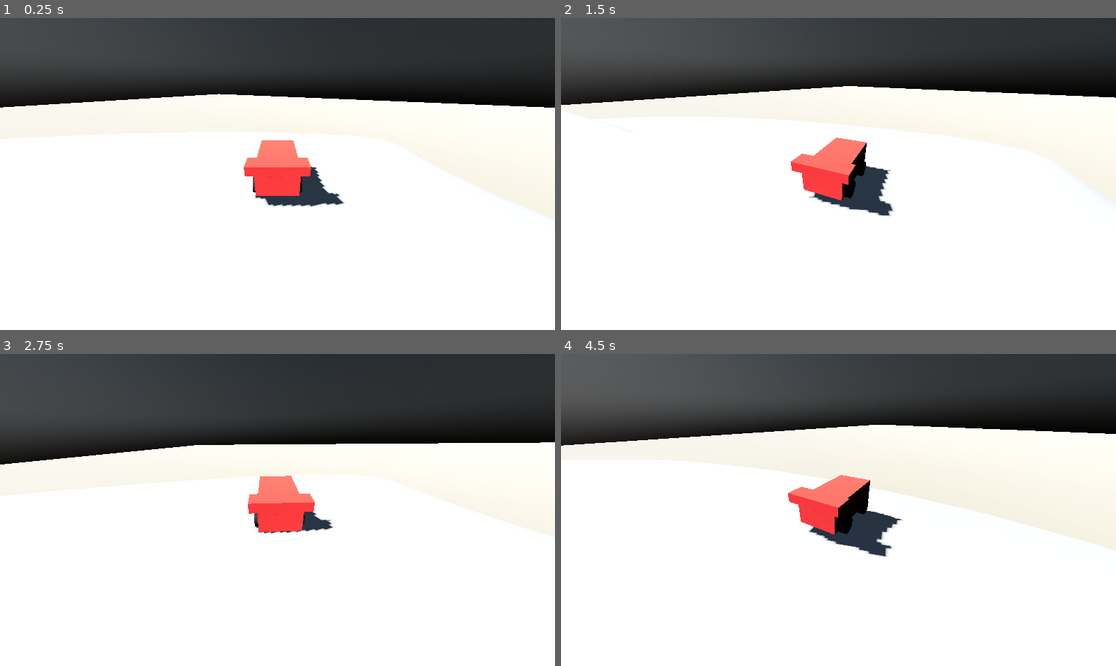
Above: before the commit, frames 1-4 (two rows, left to right).
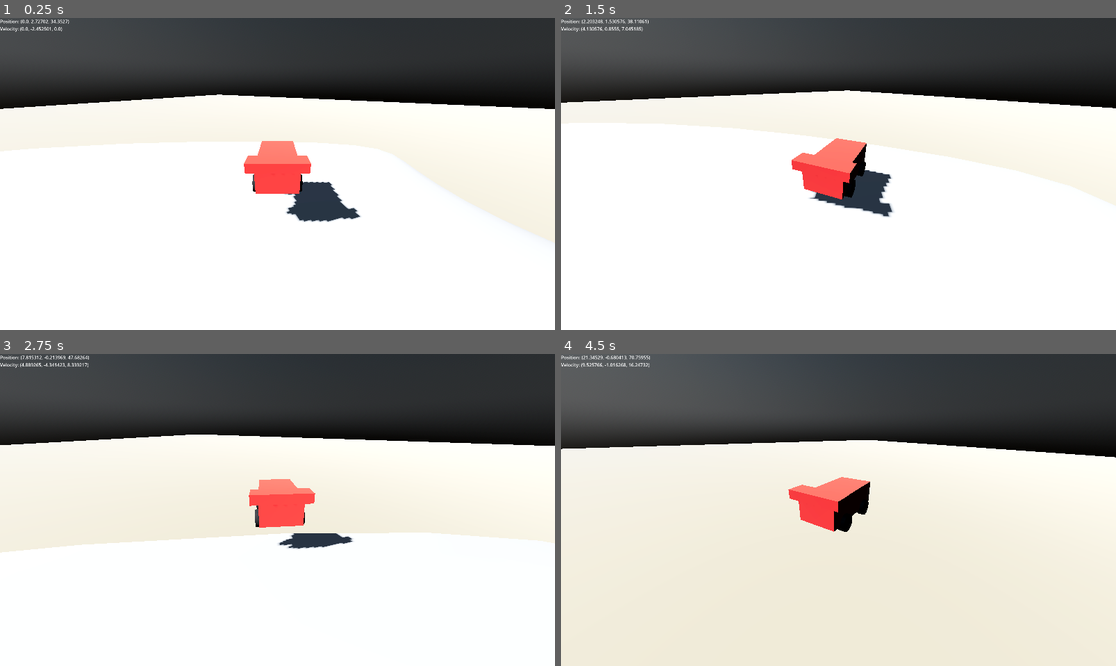
Above: after the commit, the same moments.

Repository: Godot-Creations-by-enessmr/GodotKartWorld
Game: Godot game, scene res://main.tscn
Same seed, same stepped clock (60 frames per second), same inputs: the game is played once before the commit and once after it.
Inputs (mouse positions are in pixels of both pictures, inside the frame that each line leads up to):
- Up to frame 1 (0.25 s): no input
- Up to frame 2 (1.5 s): move the mouse to (866, 174) at 0.52 s; hold Space (move_jump) 0.53-1.28 s; hold W (move_forward) from 0.53 s (still down); move the mouse to (810, 174) at 1.27 s; tap Space (move_jump) at 1.35 s
- Up to frame 3 (2.75 s): keep holding W (move_forward); tap Space (move_jump) at 1.52, 1.82 s; move the mouse to (288, 503) at 2.02 s; hold Space (move_jump) from 2.03 s (still down)
- Up to frame 4 (4.5 s): keep holding W (move_forward); move the mouse to (832, 516) at 2.77 s; release Space (move_jump) at 2.78 s; tap Space (move_jump) at 2.85, 3.02, 3.32, 4.35 s; move the mouse to (877, 513) at 3.52 s; hold Space (move_jump) 3.53-4.28 s; move the mouse to (794, 506) at 4.27 s

The runs differ from the first frame. In frame 1, 3.1% of the frame differs, in the area x 0-100%, y 0-73%; in frame 2, 2.7%; in frame 3, 17%; in frame 4, 61%, in the area x 0-100%, y 0-100%.

Commit message:
Add better kart controls

Diff:
--- a/environment/levels/island/environment.tscn
+++ b/environment/levels/island/environment.tscn
@@ -6,6 +6,7 @@
 [ext_resource type="Material" uid="uid://cn2gduakar32o" path="res://environment/levels/island/sand_mat.tres" id="4_rqet8"]
 
 [node name="environment" instance=ExtResource("1_vdona")]
+transform = Transform3D(1, 0, 0, 0, 1, 0, 0, 0, 1, 0, -1, 0)
 
 [node name="Island" parent="." index="0" groups=["Environment"]]
 surface_material_override/0 = ExtResource("2_mo3sl")
--- a/player/camera_controller.gd
+++ b/player/camera_controller.gd
@@ -1,6 +1,6 @@
 extends Node3D
 
-@export var kart : RigidBody3D
+@export var kart : Node3D
 @export var camera : Node3D
 @export var look_sensitivity : float = 0.1
 var input_active : bool = false
@@ -29,4 +29,4 @@
 	if _camera_reset_cooldown < 0:
 		var wish_basis := kart.global_basis
 		var t = 1 -pow(0.2, 2 * delta)
-		global_basis = global_basis.orthonormalized().slerp(wish_basis, t)
+		global_basis = global_basis.orthonormalized().slerp(wish_basis.orthonormalized(), t)
--- a/player/karts/kart.gd
+++ b/player/karts/kart.gd
@@ -1,12 +1,32 @@
-class_name Kart extends VehicleBody3D
+class_name Kart extends CharacterBody3D
 
 var wish_acceleration : float
 var wish_steering : float
 var wish_jump : bool
+var wish_break : bool
+var wish_drift : bool
+var wish_drift_direction : float
 
-@export var top_speed = 25
-@export var water_buoyancy : WaterBuoyancy
+@export_custom(PROPERTY_HINT_NONE, "suffix:m/s") var top_speed = 25
+@export_custom(PROPERTY_HINT_NONE, "suffix:m/s") var top_reverse_speed = 10
+@export_custom(PROPERTY_HINT_NONE, "suffix:m/s/s") var acceleration = 10
+@export var roll_resistance = 0.4
+@export var break_resistance = 0.2
+
+
 var wheels : Array[Wheel]
+var steering : float = 0
+
+var gravity_acceleration : Vector3 = Vector3(0, -9.81, 0)
+var current_model_up : Vector3 = Vector3.UP
+#var velocity : Vector3
+
+@onready var water_buoyancy : WaterBuoyancy = $WaterBuoyancy
+@onready var visual_parent : Node3D = $Visual
+@onready var debug_label : Label = $DebugLabel
+
+func is_on_ground() -> bool:
+	return is_on_floor() or water_buoyancy.is_on_water()
 
 func reset_buffer() -> void:
 	wish_jump = false
@@ -14,64 +34,136 @@
 	wish_acceleration = 0
 
 func _ready() -> void:
-	for child in get_children():
+	for child in visual_parent.get_children():
 		if child is Wheel:
 			wheels.append(child)
 
 func get_relative_speed() -> float:
-	return linear_velocity.length() / top_speed
-
-func is_grounded() -> bool:
-	for wheel in wheels:
-		if wheel.is_in_contact():
-			return true
-	return false
+	return velocity.length() / top_speed * sign(velocity.dot(-global_transform.basis.z))
 
 
-func update_wheel_rotation() -> void:
+func _update_wheel_rotation() -> void:
 	for wheel in wheels:
 		if wheel.steering_enabled:
 			wheel.rotation.y = steering
 
-func _physics_process(delta: float) -> void:
-	#apply_wheel_forces()
-	#update_wheel_rotation()
+func _align_mesh_with_normal(delta : float, normal: Vector3) -> void:
+	var up := normal.normalized()
+	var forward := -global_transform.basis.z
+	forward = (forward - up * forward.dot(up)).normalized()
 
-	# Upright stabilization
-	var current_up = global_transform.basis.y
-	var upright_force = current_up.cross(Vector3.UP) * 5.0  # adjust multiplier
-	apply_torque_impulse(upright_force)
+	var right := up.cross(forward).normalized()
+
+	var new_basis := Basis()
+	new_basis.x = right
+	new_basis.y = up
+	new_basis.z = -forward
+
+	visual_parent.global_basis = new_basis
 
 
-	apply_central_force(water_buoyancy.water_force * 1)
+func _process(delta: float) -> void:
+	var new_up := Vector3.UP
+	var t := 0.5
+	if water_buoyancy.is_on_water():
+		t = 0.25
+		new_up = water_buoyancy.get_surface_normal()
+	elif is_on_ground():
+		t = 0.025
+		new_up = get_floor_normal()
+	else:
+		var lean_strength := -0.2
+		var up := Vector3.UP
+		var forward : Vector3 = global_transform.basis.z;
+		var side := forward.cross(up);
+		var vertical_velocity := velocity.dot(up)
+		var lean_angle : float = clamp(vertical_velocity * lean_strength, -0.2, 0.2)  # In radians
+		new_up = up.rotated(side, lean_angle)
 
-	var forward = global_transform.basis.z;
+	current_model_up = current_model_up.lerp(new_up, 1 - pow(t, 2 * delta))
+	_align_mesh_with_normal(delta, current_model_up)
+
+	var move_vector = Input.get_vector("move_left", "move_right", "move_backward", "move_forward");
+	wish_steering = move_vector.x
+	wish_acceleration = move_vector.y
+	wish_break = Input.is_action_pressed("move_brake") \
+		or Input.is_action_pressed("move_forward") and Input.is_action_pressed("move_backward")
+
+	if Input.is_action_just_pressed("move_jump") && wish_steering != 0:
+		wish_drift = true
+		wish_drift_direction = sign(wish_steering)
+	if Input.is_action_just_released("move_jump") or wish_acceleration <= 0:
+		wish_drift = false
+
+	debug_label.text = "Position: " + str(global_position) + "\nVelocity: " + str(velocity)
+
+
+func _apply_car_engine_force(delta : float) -> void:
+	var forward : Vector3 = -global_transform.basis.z;
+	var horizontal_velocity := Vector3(velocity.x, 0, velocity.z);
+
+	horizontal_velocity = forward * forward.dot(horizontal_velocity)
+	var speed = horizontal_velocity.length()
+
+	if wish_break:
+		horizontal_velocity = horizontal_velocity.lerp(Vector3.ZERO, 1 - pow(break_resistance, delta))
+	elif wish_acceleration == 0:
+		horizontal_velocity = horizontal_velocity.lerp(Vector3.ZERO, 1 - pow(roll_resistance, delta))
+	elif wish_acceleration > 0 && speed < top_speed:
+		horizontal_velocity += wish_acceleration * forward * delta * acceleration
+	elif wish_acceleration < 0 && speed < top_reverse_speed:
+		horizontal_velocity += wish_acceleration * forward * delta * acceleration
+
+
+	velocity = horizontal_velocity + Vector3.UP * velocity.y
+
+
+func _apply_air_force(delta : float) -> void:
+	velocity += gravity_acceleration * delta
+
+func _apply_water_force(delta : float) -> void:
+	if !water_buoyancy.is_on_water():
+		return
+	var d := water_buoyancy.get_water_height()
+	var a : float = 10
+	if velocity.y > 0:
+		a = 2.5
+
+	velocity.y += (d - global_position.y) * delta * a
+
+
+
+
+func _physics_process(delta: float) -> void:
 	var relative_speed := get_relative_speed()
-	var steer_target = wish_steering * -deg_to_rad(15);
-	steering = move_toward(steering, steer_target, 10 * delta)
-	if relative_speed < 1.0 && is_grounded():
-		#linear_velocity = forward * linear_velocity.dot(forward) + forward * wish_acceleration * 0.1;
-		apply_central_force(Vector3(-0,linear_velocity.length(),0))
-		if wish_acceleration > 0:
-			engine_force = -100
-		if wish_acceleration < 0:
-			engine_force = 1000
+	var steer_target = wish_steering * deg_to_rad(15);
+	steering = lerp(steering, steer_target, pow(0.2, 5 * delta))
+	_update_wheel_rotation()
+
+	var turn_speed = deg_to_rad(2) * wish_steering
+	if is_on_ground():
+		if wish_break && abs(relative_speed) < 1e-1:
+			turn_speed = deg_to_rad(5) * wish_steering
 		else:
-			engine_force = 0
+			if wish_drift:
+				turn_speed = deg_to_rad(20) * (wish_drift_direction * 0.25 + 0.75 * wish_steering)
+			elif abs(relative_speed) > 1e-2:
+				turn_speed = deg_to_rad(10) * wish_steering * sign(relative_speed)
+	rotate_y(-delta * turn_speed * 5)
 
-	if wish_jump && is_grounded():
-		linear_velocity += Vector3.UP * 2
+	_apply_water_force(delta)
+
+	if is_on_ground():
+		_apply_car_engine_force(delta)
+		if wish_jump:
+			velocity += Vector3.UP * 2
+	else:
+		_apply_air_force(delta)
 
 	reset_buffer()
-
-
+	move_and_slide()
 
 
 func _input(event: InputEvent) -> void:
 	if event.is_action_pressed("move_jump"):
 		wish_jump = true;
-
-func _process(delta: float) -> void:
-	var move_vector = Input.get_vector("move_left", "move_right", "move_forward", "move_backward");
-	wish_steering = move_vector.x
-	wish_acceleration = move_vector.y
--- a/player/karts/kart.tscn
+++ b/player/karts/kart.tscn
@@ -13,45 +13,49 @@
 [sub_resource type="BoxMesh" id="BoxMesh_k55co"]
 size = Vector3(1.5, 0.25, 0.5)
 
-[sub_resource type="BoxShape3D" id="BoxShape3D_oul6g"]
-size = Vector3(1.1, 0.75, 2.22158)
+[sub_resource type="SphereShape3D" id="SphereShape3D_krwk8"]
 
-[node name="Kart" type="VehicleBody3D" node_paths=PackedStringArray("water_buoyancy")]
-mass = 500.0
+[node name="Kart" type="CharacterBody3D"]
 script = ExtResource("1_cyw3l")
-water_buoyancy = NodePath("WaterBuoyancy")
 
-[node name="Mesh" type="MeshInstance3D" parent="."]
+[node name="Visual" type="Node3D" parent="."]
+
+[node name="Mesh" type="MeshInstance3D" parent="Visual"]
 transform = Transform3D(1, 0, 0, 0, 1, 0, 0, 0, 1, 0, 0.382298, 0)
 mesh = SubResource("BoxMesh_kqu6x")
+skeleton = NodePath("../..")
 surface_material_override/0 = SubResource("StandardMaterial3D_kqu6x")
 
-[node name="Mesh" type="MeshInstance3D" parent="Mesh"]
+[node name="Mesh" type="MeshInstance3D" parent="Visual/Mesh"]
 transform = Transform3D(1, 0, 0, 0, 1, 0, 0, 0, 1, 0, 0.390476, 1)
 mesh = SubResource("BoxMesh_k55co")
 surface_material_override/0 = SubResource("StandardMaterial3D_kqu6x")
 
+[node name="VehicleWheel3D" parent="Visual" instance=ExtResource("2_k70jy")]
+transform = Transform3D(-1, 0, -5.96046e-08, 0, 1, 0, 5.96046e-08, 0, -1, -0.575, 0.0747575, -0.6)
+steering_enabled = true
+traction_enabled = true
+
+[node name="VehicleWheel3D2" parent="Visual" instance=ExtResource("2_k70jy")]
+transform = Transform3D(-1, 0, -5.96046e-08, 0, 1, 0, 5.96046e-08, 0, -1, 0.575, 0.0747575, -0.6)
+steering_enabled = true
+traction_enabled = true
+
+[node name="VehicleWheel3D3" parent="Visual" instance=ExtResource("2_k70jy")]
+transform = Transform3D(-1, 0, -5.96046e-08, 0, 1, 0, 5.96046e-08, 0, -1, -0.575, 0.0747575, 0.6)
+
+[node name="VehicleWheel3D4" parent="Visual" instance=ExtResource("2_k70jy")]
+transform = Transform3D(-1, 0, -5.96046e-08, 0, 1, 0, 5.96046e-08, 0, -1, 0.575, 0.0747575, 0.6)
+
 [node name="CollisionShape3D" type="CollisionShape3D" parent="."]
 transform = Transform3D(1, 0, 0, 0, 1, 0, 0, 0, 1, 0, 0.385839, -0.0107909)
-shape = SubResource("BoxShape3D_oul6g")
-
-[node name="VehicleWheel3D" parent="." instance=ExtResource("2_k70jy")]
-transform = Transform3D(-1, 0, -5.96046e-08, 0, 1, 0, 5.96046e-08, 0, -1, -0.575, 0.166794, -0.6)
-use_as_traction = true
-use_as_steering = true
-
-[node name="VehicleWheel3D2" parent="." instance=ExtResource("2_k70jy")]
-transform = Transform3D(-1, 0, -5.96046e-08, 0, 1, 0, 5.96046e-08, 0, -1, 0.575, 0.166794, -0.6)
-use_as_traction = true
-use_as_steering = true
-
-[node name="VehicleWheel3D3" parent="." instance=ExtResource("2_k70jy")]
-transform = Transform3D(-1, 0, -5.96046e-08, 0, 1, 0, 5.96046e-08, 0, -1, -0.575, 0.166794, 0.6)
-
-[node name="VehicleWheel3D4" parent="." instance=ExtResource("2_k70jy")]
-transform = Transform3D(-1, 0, -5.96046e-08, 0, 1, 0, 5.96046e-08, 0, -1, 0.575, 0.166794, 0.6)
+shape = SubResource("SphereShape3D_krwk8")
 
 [node name="WaterBuoyancy" type="Node3D" parent="."]
 script = ExtResource("3_krwk8")
 max_depth = 10.0
 fluid_density = 998.0
+
+[node name="DebugLabel" type="Label" parent="."]
+offset_right = 40.0
+offset_bottom = 23.0
--- a/player/karts/wheel.gd
+++ b/player/karts/wheel.gd
@@ -1,6 +1,42 @@
-class_name Wheel extends VehicleWheel3D
+class_name Wheel extends Node3D
 
+@export var steering_enabled : bool
+@export var traction_enabled : bool
+
+@export var max_force : float = 250.0
+@export var stiffness : float = 1.0
+@export var spring_rest_length : float = .3
+
+@onready var raycast : RayCast3D = $RayCast3D
 @onready var wheel_visual : Node3D = $WheelVisual
 var compression : float
 var previous_compression: float = 0.0
 var compression_velocity: float = 0.0
+
+
+func is_grounded() -> bool:
+	return raycast.is_colliding()
+
+# Called when the node enters the scene tree for the first time.
+func _ready() -> void:
+	raycast.target_position = Vector3(0, -spring_rest_length, 0)
+
+
+# Called every frame. 'delta' is the elapsed time since the previous frame.
+func _physics_process(delta: float) -> void:
+	var wheel_ground_point := raycast.get_collision_point()
+	var raw_distance : float = clamp(wheel_ground_point.distance_to(global_position), 0, spring_rest_length)
+	wheel_visual.position = Vector3(0, -raw_distance, 0)
+
+	previous_compression = compression
+	compression = spring_rest_length - raw_distance
+	compression_velocity = (compression - previous_compression) / delta
+
+
+func get_local_spring_force() -> Vector3:
+	var spring_force = stiffness * compression
+	var damping := 1000  # Adjust as needed
+	var damping_force = damping * compression_velocity
+	print("damping: %s" % [damping_force])
+	print("spring: %s" % [spring_force])
+	return Vector3.UP * clamp(spring_force - damping_force, -max_force, max_force)
--- a/player/karts/wheel.tscn
+++ b/player/karts/wheel.tscn
@@ -10,11 +10,7 @@
 bottom_radius = 0.25
 height = 0.2
 
-[node name="KartWheel" type="VehicleWheel3D"]
-wheel_roll_influence = 1.0
-wheel_radius = 0.25
-suspension_travel = 0.3
-suspension_stiffness = 50.0
+[node name="KartWheel" type="Node3D"]
 script = ExtResource("1_k86kg")
 
 [node name="WheelVisual" type="Node3D" parent="."]
@@ -25,3 +21,5 @@
 material_override = SubResource("StandardMaterial3D_k86kg")
 mesh = SubResource("CylinderMesh_8c2cu")
 skeleton = NodePath("../..")
+
+[node name="RayCast3D" type="RayCast3D" parent="."]
--- a/project.godot
+++ b/project.godot
@@ -47,6 +47,11 @@
 "events": [Object(InputEventKey,"resource_local_to_scene":false,"resource_name":"","device":-1,"window_id":0,"alt_press …(191 unchanged characters)…
 ]
 }
+move_brake={
+"deadzone": 0.2,
+"events": [Object(InputEventKey,"resource_local_to_scene":false,"resource_name":"","device":-1,"window_id":0,"alt_pressed":false,"shift_pressed":false,"ctrl_pressed":false,"meta_pressed":false,"pressed":false,"keycode":0,"physical_keycode":4194326,"key_label":0,"unicode":0,"location":0,"echo":false,"script":null)
+]
+}
 
 [physics]
 
--- a/water/water_buoyancy.gd
+++ b/water/water_buoyancy.gd
@@ -6,13 +6,23 @@
 @export var damping_coefficient: float = 2.0
 @export var gravity: float = ProjectSettings.get_setting("physics/3d/default_gravity")
 @export var align_to_normal: bool = false
+@onready var parent : Node3D = $"../"
 
 var water_level: float = 0.0
 var water_normal: Vector3 = Vector3.UP
 var water_force: Vector3 = Vector3.ZERO
 
+func is_on_water() -> bool:
+	return water_level >= parent.global_position.y
+
+func get_water_height() -> float:
+	return water_level
+
+func get_surface_normal() -> Vector3:
+	return water_normal
+
 func _physics_process(delta: float) -> void:
-	var depth := water_level - global_position.y
+	var depth := water_level - parent.global_position.y
 	if depth <= 0.0:
 		water_force = Vector3.ZERO
 		return
